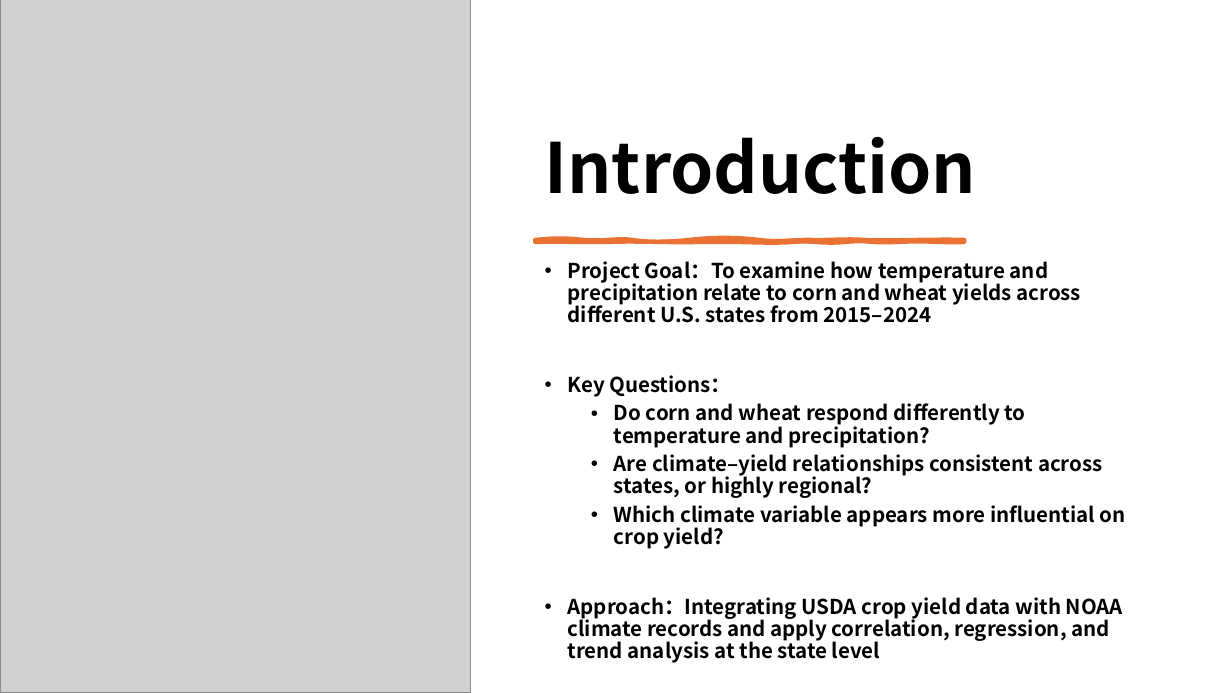
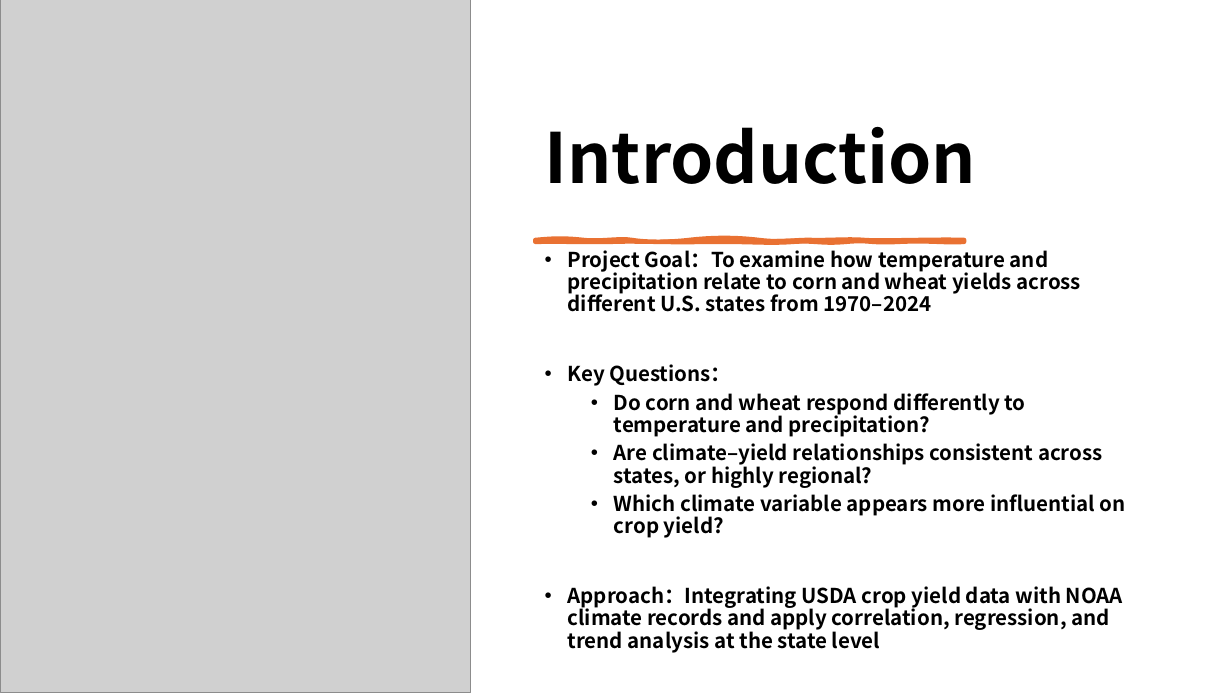
Before and after one commit to yilongxu-usc/dsci510_fall2025_final_project, a slide deck: slide 2 of doc/yilong_xu_presentation.pptx. Drawn at 1232x693 pixels with LibreOffice and Linux fonts; fonts in the diff are those of the drawing; grey boxes stand for pictures. Boxes give left, top, right and bottom in pixels: in the first picture for what was removed or moved away, otherwise in the second. Text is boxed around its words. In the diff, an @@ line names an element or a change of style, - is before the commit and + after.

```diff
--- a/doc/yilong_xu_presentation.pptx
+++ b/doc/yilong_xu_presentation.pptx
@@ title "Introduction": place and size @@
-title "Introduction" at box(545, 137, 977, 194)
+title "Introduction" at box(545, 127, 977, 184)
@@ text "Project Goal：To examine how temperature ...": place and size @@
-text "Project Goal：To examine how temperature ..." at box(568, 261, 1126, 642)
+text "Project Goal：To examine how temperature ..." at box(568, 250, 1126, 630)
@@ text at box(568, 250, 1082, 312): text changed @@
-• Project Goal：To examine how temperature and precipitation relate to corn and wheat yields across different U.S. states from 2015–2024
+• Project Goal：To examine how temperature and precipitation relate to corn and wheat yields across different U.S. states from 1970–2024
```
Also in this commit, not shown: 9 other slides changed, 2 other files.
